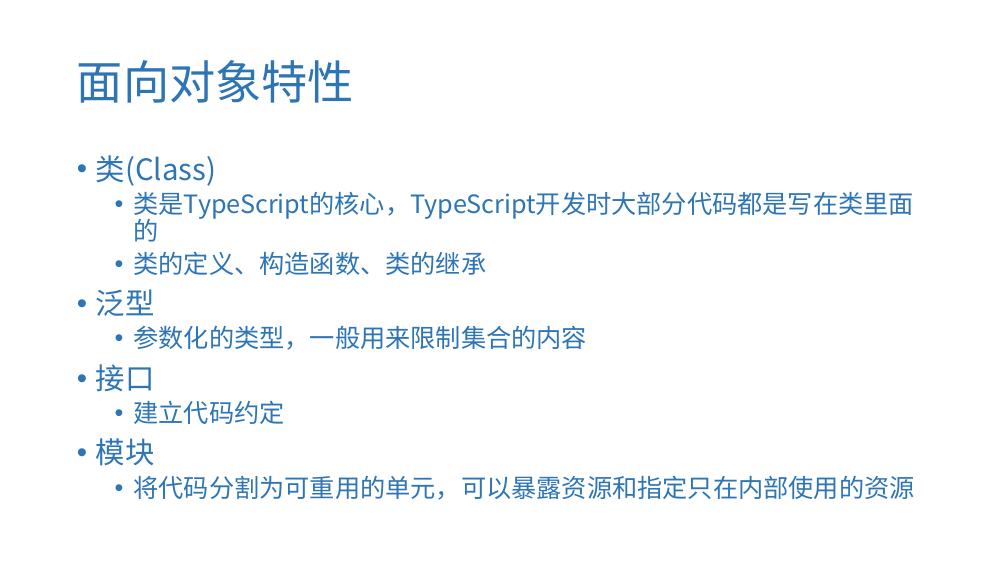
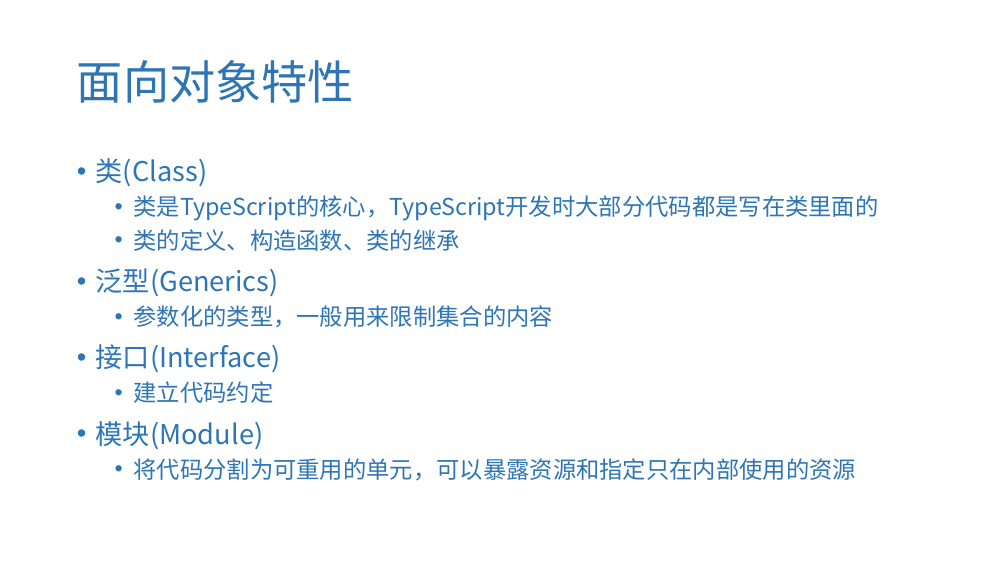
Before and after one commit to iuin/angular-example, a slide deck: slide 10 of TypeScript.pptx. Drawn at 1008x567 pixels with LibreOffice and Linux fonts; fonts in the diff are those of the drawing. Boxes give left, top, right and bottom in pixels: in the first picture for what was removed or moved away, otherwise in the second. Text is boxed around its words. In the diff, an @@ line names an element or a change of style, - is before the commit and + after.

Commit message:
update ppt

```diff
--- a/TypeScript.pptx
+++ b/TypeScript.pptx
@@ text at box(96, 158, 879, 481): size 28 to 25.9 pt in "类(Class)"; size 24 to 22.2 pt in "类是TypeScript的核心，TypeScript开发时大部分代码都是写在类里面的", "类的定义、构造函数、类的继承", "参数化的类型，一般用来限制集合的内容", "建立代码约定" and 1 more places; line spacing 0.9 to 1 @@
@@ text at box(96, 268, 279, 296): text changed; size 28 to 25.9 pt @@
-• 泛型
+• 泛型(Generics)
@@ text at box(96, 344, 281, 372): text changed; size 28 to 25.9 pt @@
-• 接口
+• 接口(Interface)
@@ text at box(96, 421, 264, 449): text changed; size 28 to 25.9 pt @@
-• 模块
+• 模块(Module)
```
Also in this commit, not shown: 9 other slides changed.
